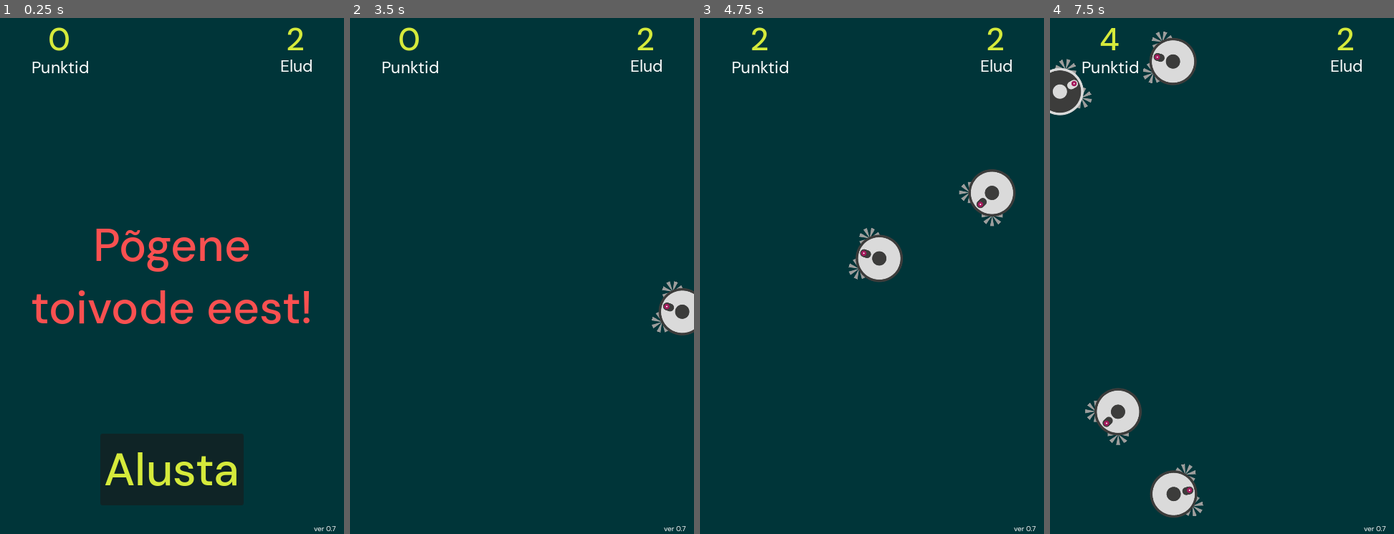
Above: before the commit, frames 1-4 (left to right).
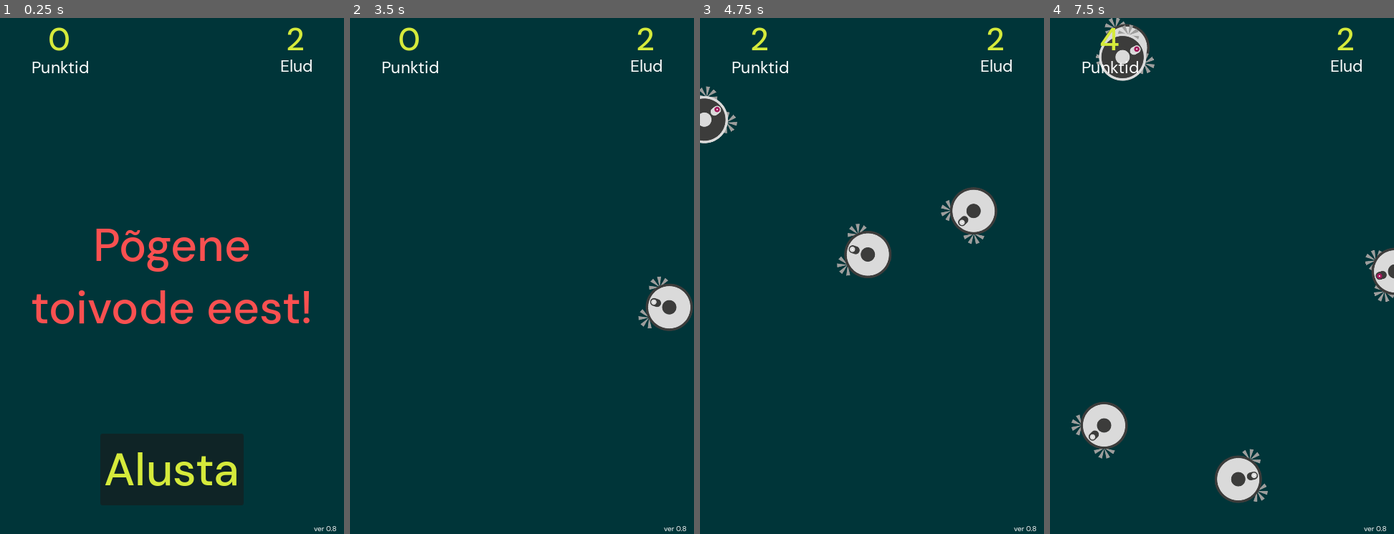
Above: after the commit, the same moments.

Repository: taunoe/2d-demo-game
Game: Godot game, scene res://main.tscn
Two runs of this game, one before a commit and one after it. Both use one fixed random seed, a clock stepped at 60 frames per second and the inputs below.
Inputs (mouse positions are in pixels of both pictures, inside the frame that each line leads up to):
- Up to frame 1 (0.25 s): no input
- Up to frame 2 (3.5 s): click "Alusta" at 0.5 s; move the mouse to (597, 250) at 1.27 s; hold Right (move_right) 1.28-2.03 s; move the mouse to (453, 301) at 2.02 s; hold Down (move_down) 2.03-2.78 s; move the mouse to (556, 162) at 2.77 s; hold Right (move_right) from 2.78 s (still down)
- Up to frame 3 (4.75 s): move the mouse to (854, 379) at 3.52 s; release Right (move_right) at 3.53 s; hold Up (move_up) 3.53-4.28 s; move the mouse to (975, 353) at 4.27 s; hold Left (move_left) from 4.28 s (still down)
- Up to frame 4 (7.5 s): move the mouse to (1118, 198) at 5.02 s; move the mouse to (1239, 276) at 5.77 s; release Left (move_left) at 5.78 s; hold Down (move_down) 5.78-6.53 s; move the mouse to (1170, 147) at 6.52 s; hold Right (move_right) 6.53-7.28 s; move the mouse to (1297, 250) at 7.27 s; hold Up (move_up) from 7.28 s (still down)

The runs differ from the first frame. In frame 1, less than 0.1% of the frame differs, in the area x 96-98%, y 98-100%; in frame 2, 1.0%; in frame 3, 3.4%; in frame 4, 7.3%, in the area x 0-100%, y 0-100%.

Commit message:
ver 0.8

Diff:
--- a/HUD/ui.tscn
+++ b/HUD/ui.tscn
@@ -117,7 +117,7 @@
 grow_vertical = 0
 theme_override_fonts/font = ExtResource("3_528dp")
 theme_override_font_sizes/font_size = 10
-text = "ver 0.7"
+text = "ver 0.8"
 horizontal_alignment = 1
 vertical_alignment = 2
 
--- a/main.tscn
+++ b/main.tscn
@@ -34,7 +34,7 @@
 [node name="Gin" parent="." instance=ExtResource("4_adciw")]
 
 [node name="ToivoTimer" type="Timer" parent="."]
-wait_time = 0.8
+wait_time = 0.7
 
 [node name="ScoreTimer" type="Timer" parent="."]
 
